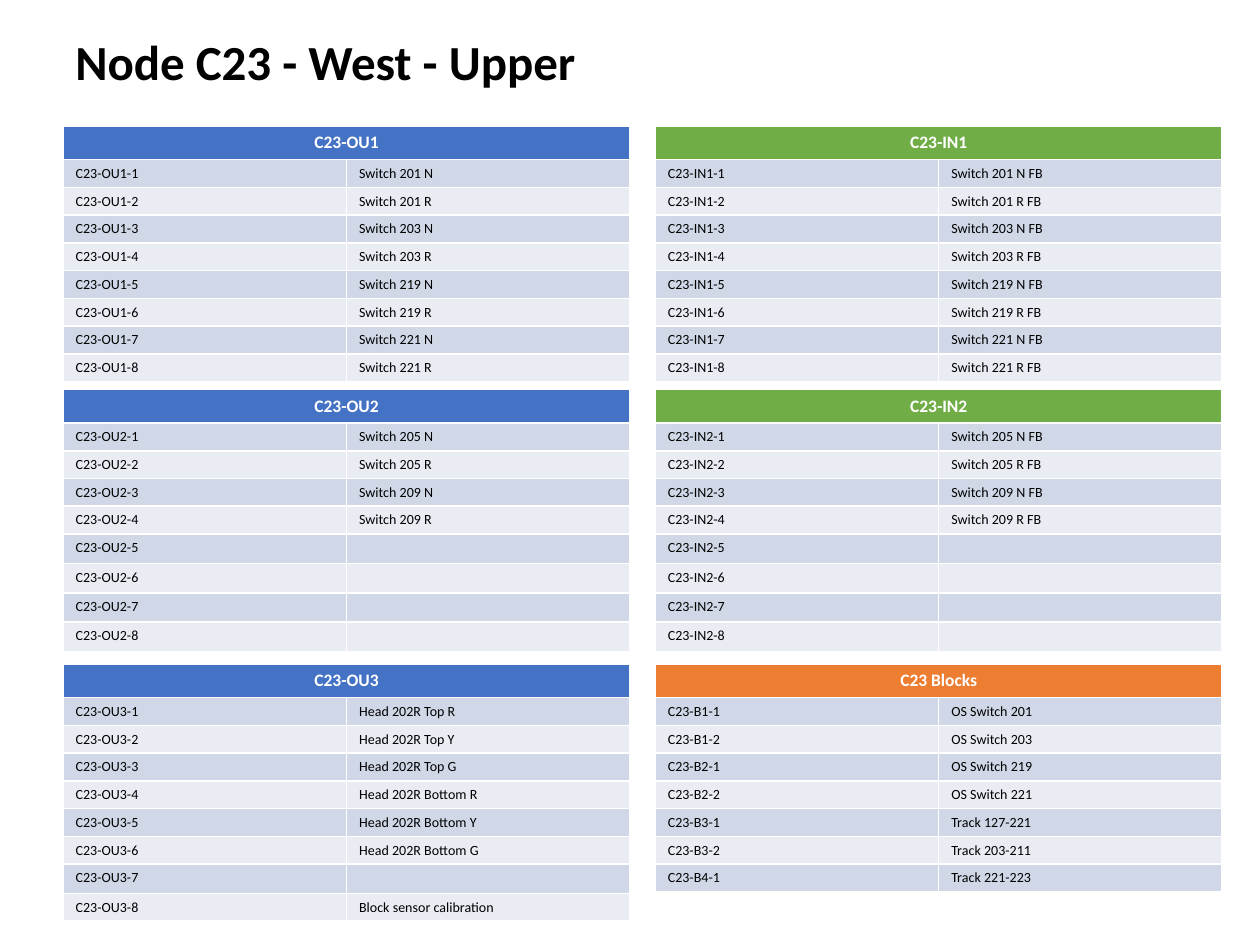
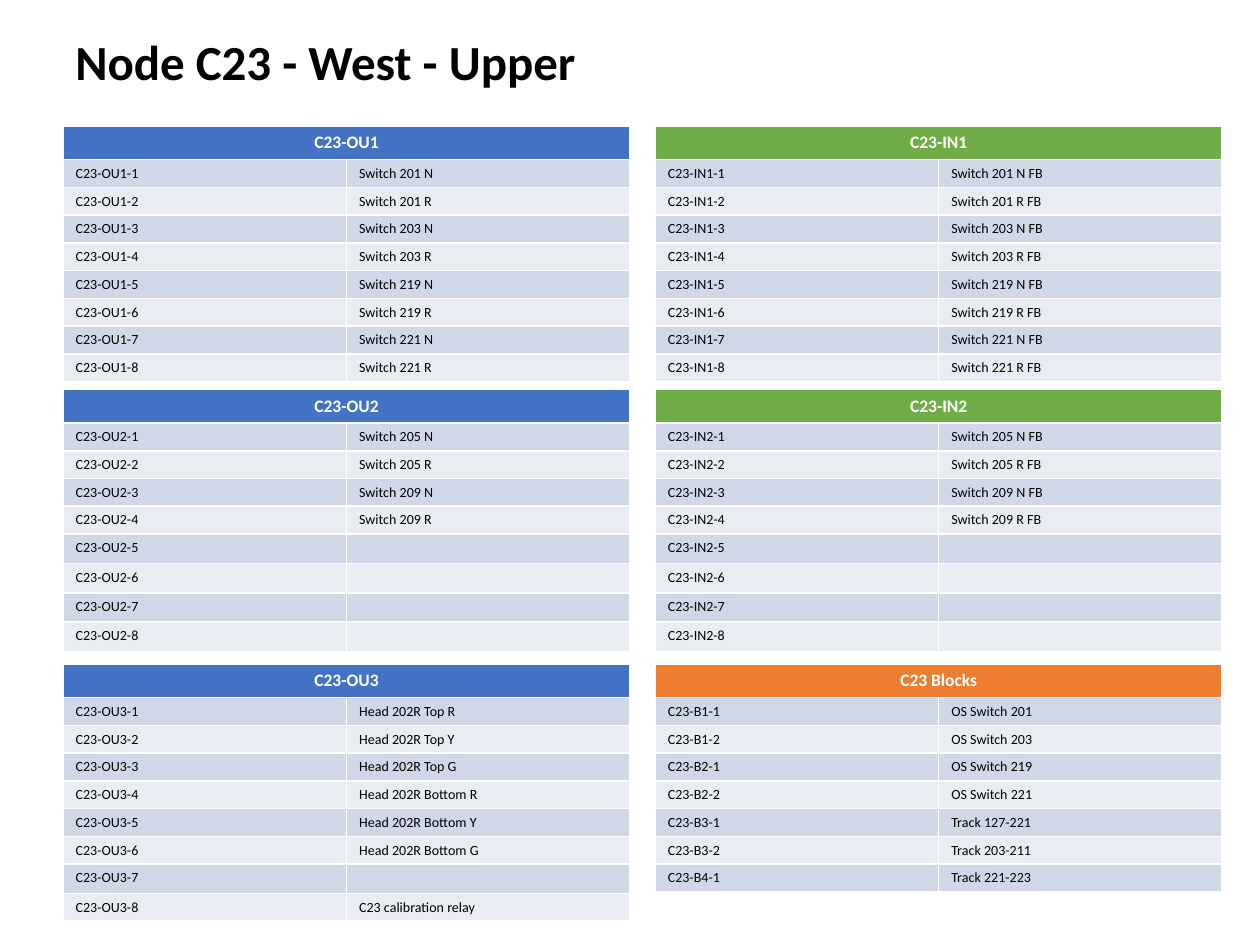
Before and after one commit to lnevo/hart, a slide deck: slide 13 of docs/wiring/Wiring_Schematic.pptx. Drawn at 1260x945 pixels with LibreOffice and Linux fonts; fonts in the diff are those of the drawing. Boxes give left, top, right and bottom in pixels: in the first picture for what was removed or moved away, otherwise in the second. Text is boxed around its words. In the diff, an @@ line names an element or a change of style, - is before the commit and + after.

```diff
--- a/docs/wiring/Wiring_Schematic.pptx
+++ b/docs/wiring/Wiring_Schematic.pptx
@@ table at [63, 664, 630, 919] @@
-row 9, column 2: Block sensor calibration
+row 9, column 2: C23 calibration relay
```
Also in this commit, not shown: 13 other slides changed, 11 other files.
